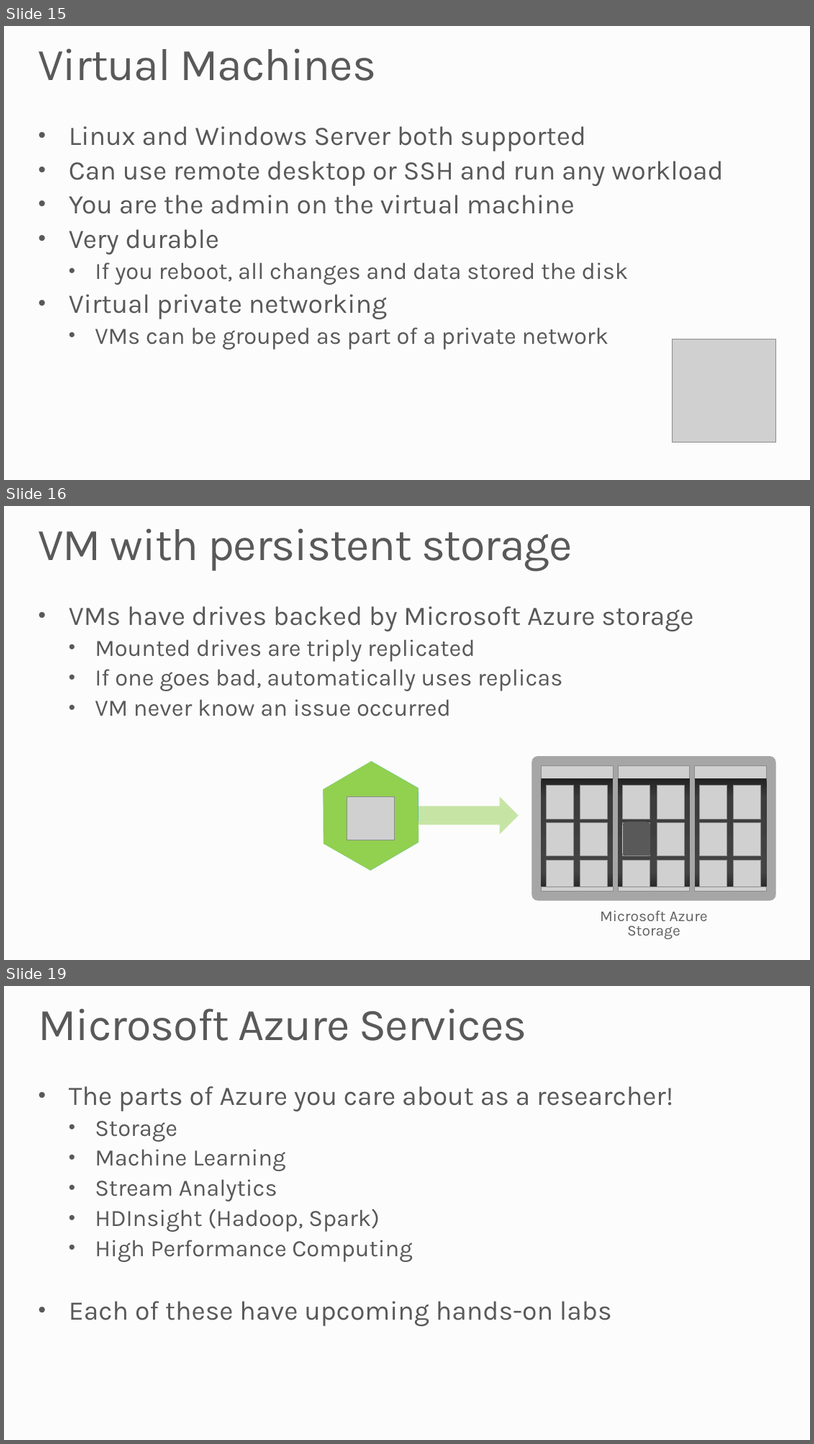
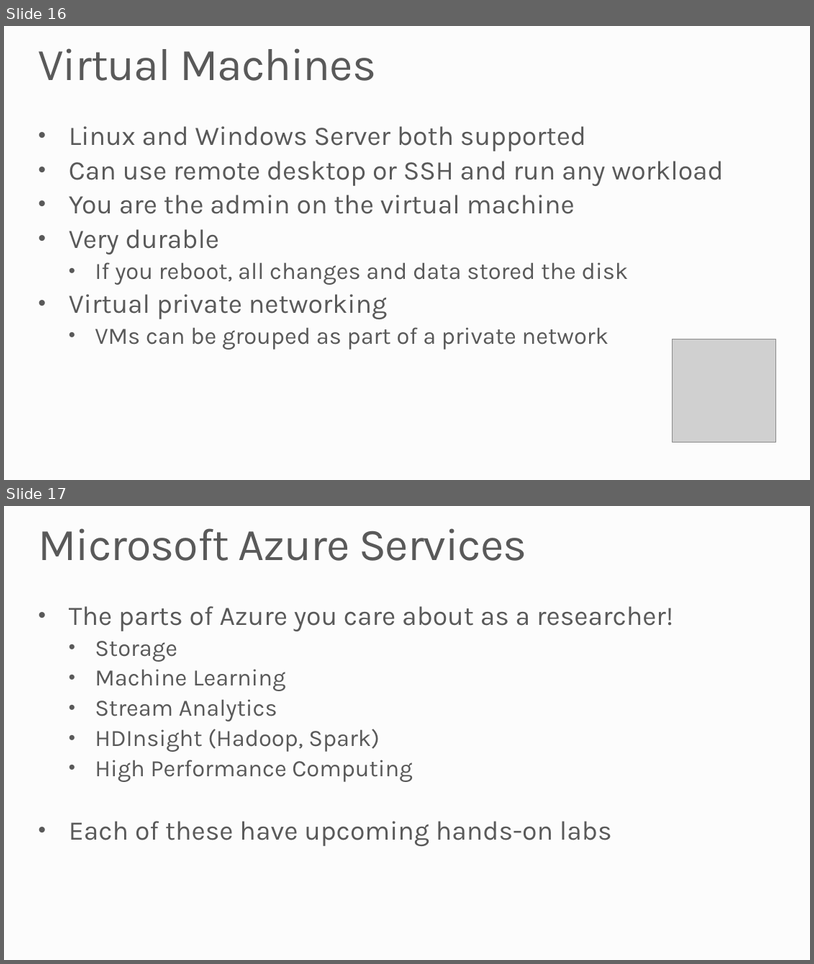
Before and after one commit to MSRConnections/Azure-training-course, a slide deck: Content/Introduction/Azure Overview.pptx. Shown one above the other, each under a label of ours: slides 15, 16 and 19 before the commit, slides 16 and 17 after it; the slides between them are not shown. The pictures are 814x1444 and 814x964 pixels, drawn with LibreOffice and Linux fonts; fonts in the diff are those of the drawing; grey boxes stand for pictures; background and template pictures are left out. Boxes give left, top, right and bottom in pixels: in the first picture for what was removed or moved away, otherwise in the second. Text is boxed around its words. In the diff, an @@ line names an element or a change of style, - is before the commit and + after.

```diff
--- a/Content/Introduction/Azure Overview.pptx
+++ b/Content/Introduction/Azure Overview.pptx
@@ slide 16 removed at (4, 506, 810, 960), background #FCFCFC @@
@@ title removed at (39, 528, 573, 571) @@
-VM with persistent storage
@@ text removed at (69, 606, 694, 716) @@
-• VMs have drives backed by Microsoft Azure storage
-  • Mounted drives are triply replicated
-  • If one goes bad, automatically uses replicas
-  • VM never know an issue occurred
@@ group removed at (300, 747, 777, 939): 25 pictures, 7 rounded rectangles, 3 rectangles, 2 hexagons, 1 right arrow, 1 text @@
-Microsoft Azure Storage
@@ what was slide 15 is now slide 16 @@
@@ what was slide 19 is now slide 17 @@
```
Also in this commit, not shown: 2 slides changed, 1 slide added, 2 other slides removed.
